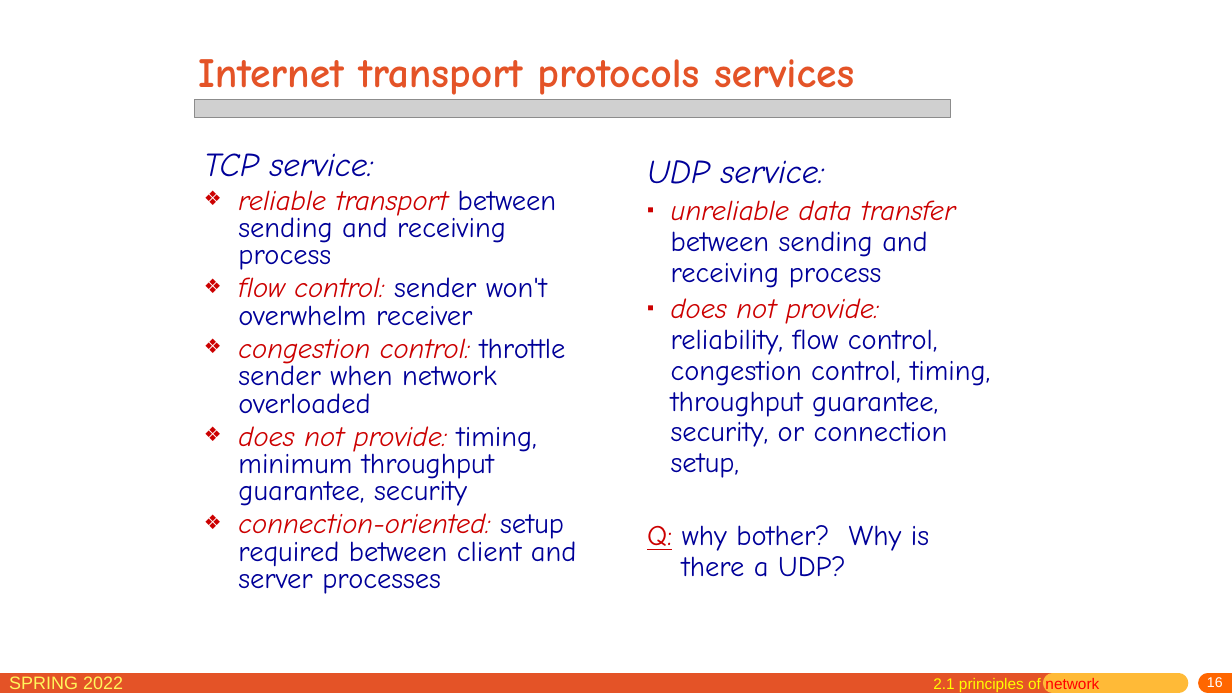
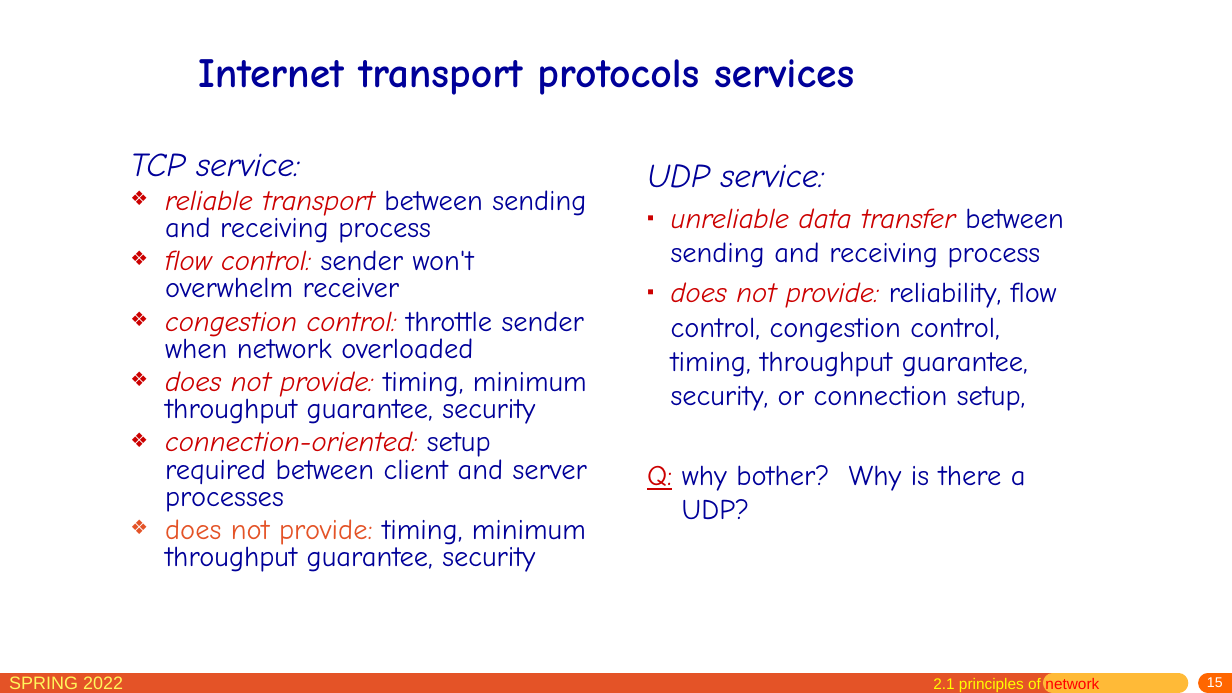
Before and after one commit to network-whu/slides, a slide deck: slide 15 of pptx/chapter2.pptx (slide 16 before the commit). Drawn at 1232x693 pixels with LibreOffice and Linux fonts; fonts in the diff are those of the drawing; grey boxes stand for pictures. Boxes give left, top, right and bottom in pixels: in the first picture for what was removed or moved away, otherwise in the second. Text is boxed around its words. In the diff, an @@ line names an element or a change of style, - is before the commit and + after.

```diff
--- a/pptx/chapter2.pptx
+++ b/pptx/chapter2.pptx
@@ title "Internet transport protocols services" at box(198, 59, 854, 95): text colour #E45327 to #000099 @@
@@ picture removed at box(195, 99, 951, 117) @@
@@ text "TCP service:": place and size @@
-text "TCP service:" at box(204, 153, 577, 594)
+text "TCP service:" at box(130, 153, 587, 572)
@@ text "UDP service:" at box(647, 164, 1063, 520): line spacing 0.9 to 1 @@
@@ text at box(165, 519, 586, 572): paragraph added @@
+❖ does not provide: timing, minimum throughput guarantee, security
@@ page number at box(1207, 677, 1223, 687): text changed @@
-16
+15
```
Also in this commit, not shown: 107 other slides changed, 1 slide removed.
